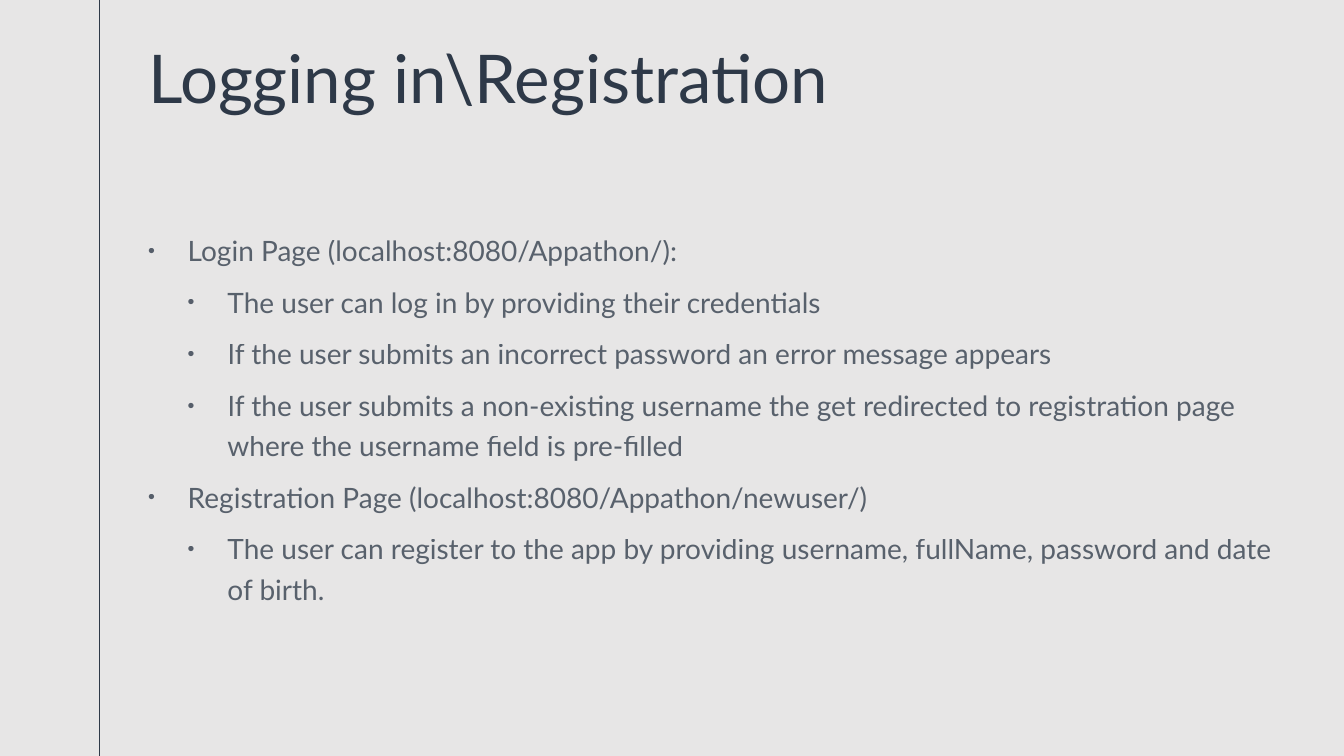
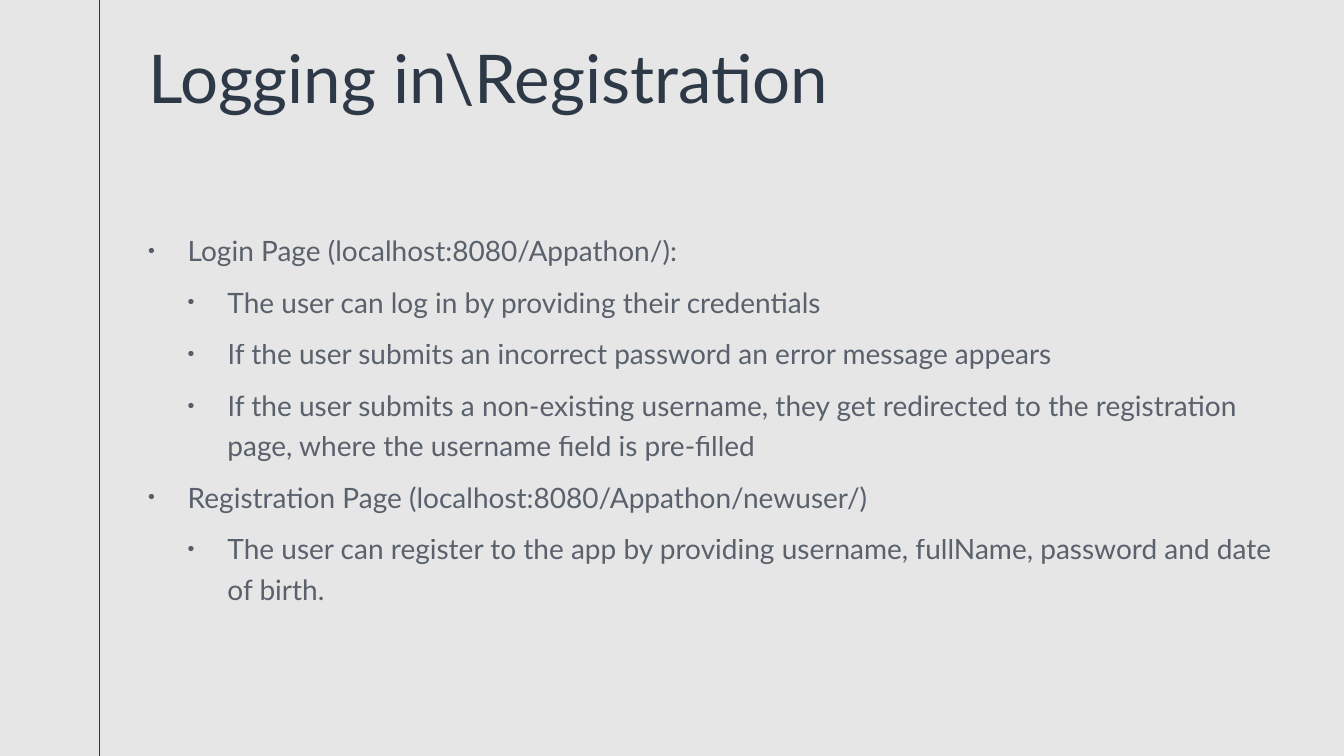
Before and after one commit to antoniosValmas/appathon, a slide deck: slide 7 of Appathon/092020 Appathon.pptx. Drawn at 1344x756 pixels with LibreOffice and Linux fonts; fonts in the diff are those of the drawing. Boxes give left, top, right and bottom in pixels: in the first picture for what was removed or moved away, otherwise in the second. Text is boxed around its words. In the diff, an @@ line names an element or a change of style, - is before the commit and + after.

Commit message:
Fix typos in presentation

```diff
--- a/Appathon/092020 Appathon.pptx
+++ b/Appathon/092020 Appathon.pptx
@@ text at [227,395,1236,461]: text changed @@
-  • If the user submits a non-existing username the get redirected to registration page where the username field is pre-filled
+  • If the user submits a non-existing username, they get redirected to the registration page, where the username field is pre-filled
```
Also in this commit, not shown: 6 other slides changed.
